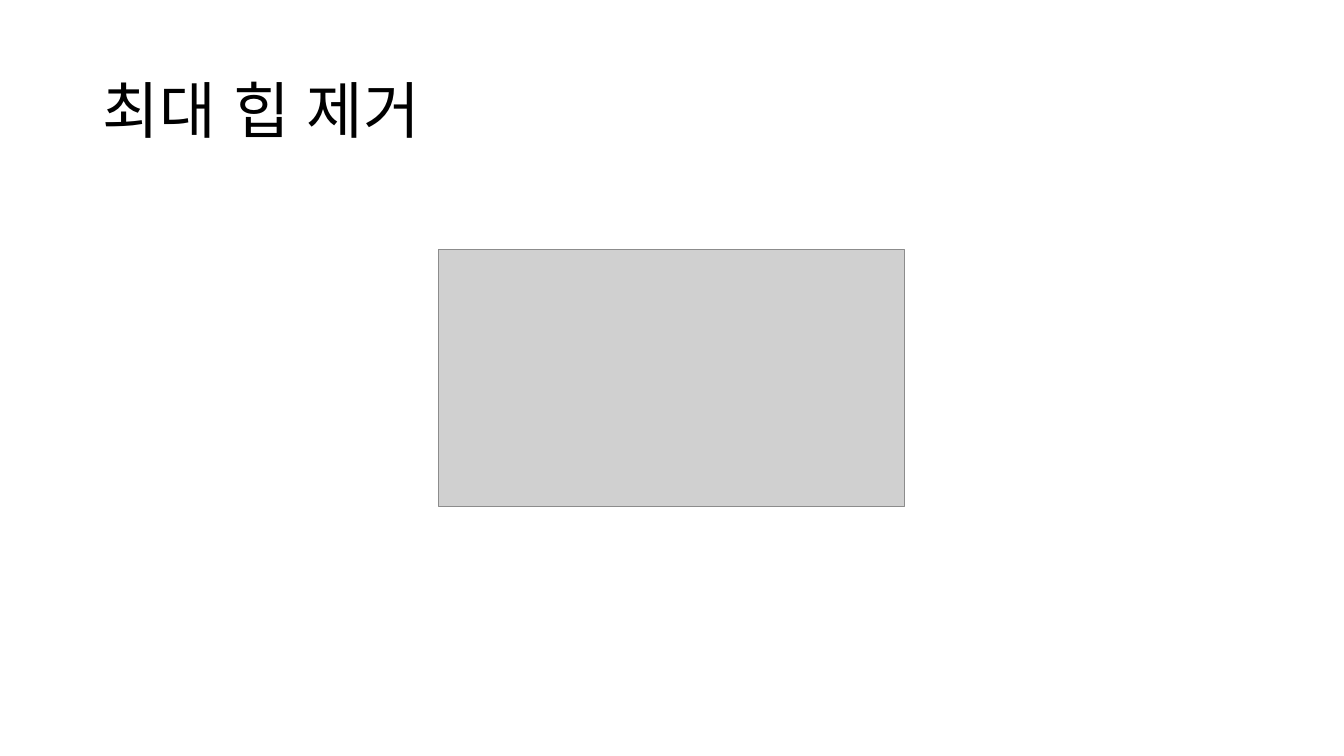
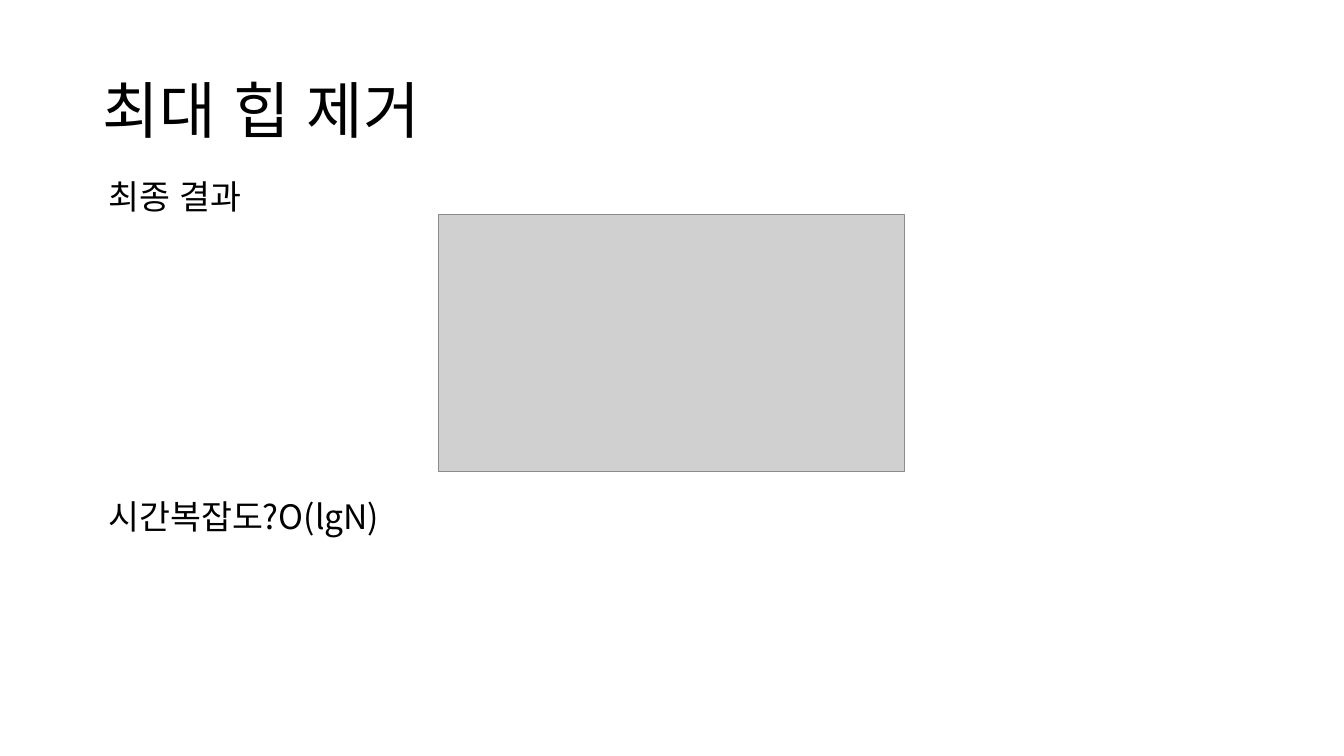
Before and after one commit to ALGOSOPT/algosopt, a slide deck: slide 14 of Chapter23/힙.pptx. Drawn at 1344x756 pixels with LibreOffice and Linux fonts; fonts in the diff are those of the drawing; grey boxes stand for pictures. Boxes give left, top, right and bottom in pixels: in the first picture for what was removed or moved away, otherwise in the second. Text is boxed around its words. In the diff, an @@ line names an element or a change of style, - is before the commit and + after.

```diff
--- a/Chapter23/힙.pptx
+++ b/Chapter23/힙.pptx
@@ text added at box(108, 181, 242, 212), 24 pt, text #000000 @@
+최종 결과
@@ picture: place and size @@
-picture at box(439, 250, 904, 507)
+picture at box(439, 215, 904, 472)
@@ text added at box(108, 501, 379, 538), 24 pt, text #000000 @@
+시간복잡도?O(lgN)
```
Also in this commit, not shown: 7 other slides changed, 1 slide added.
